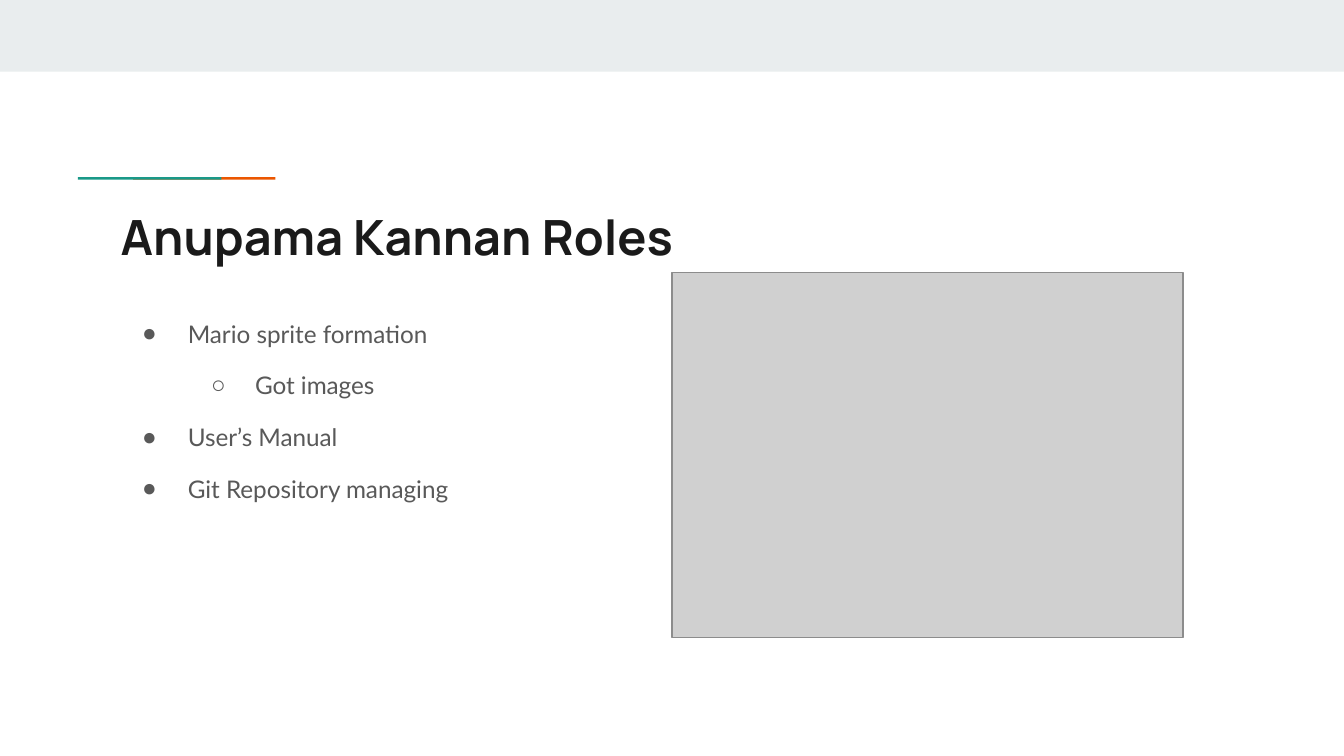
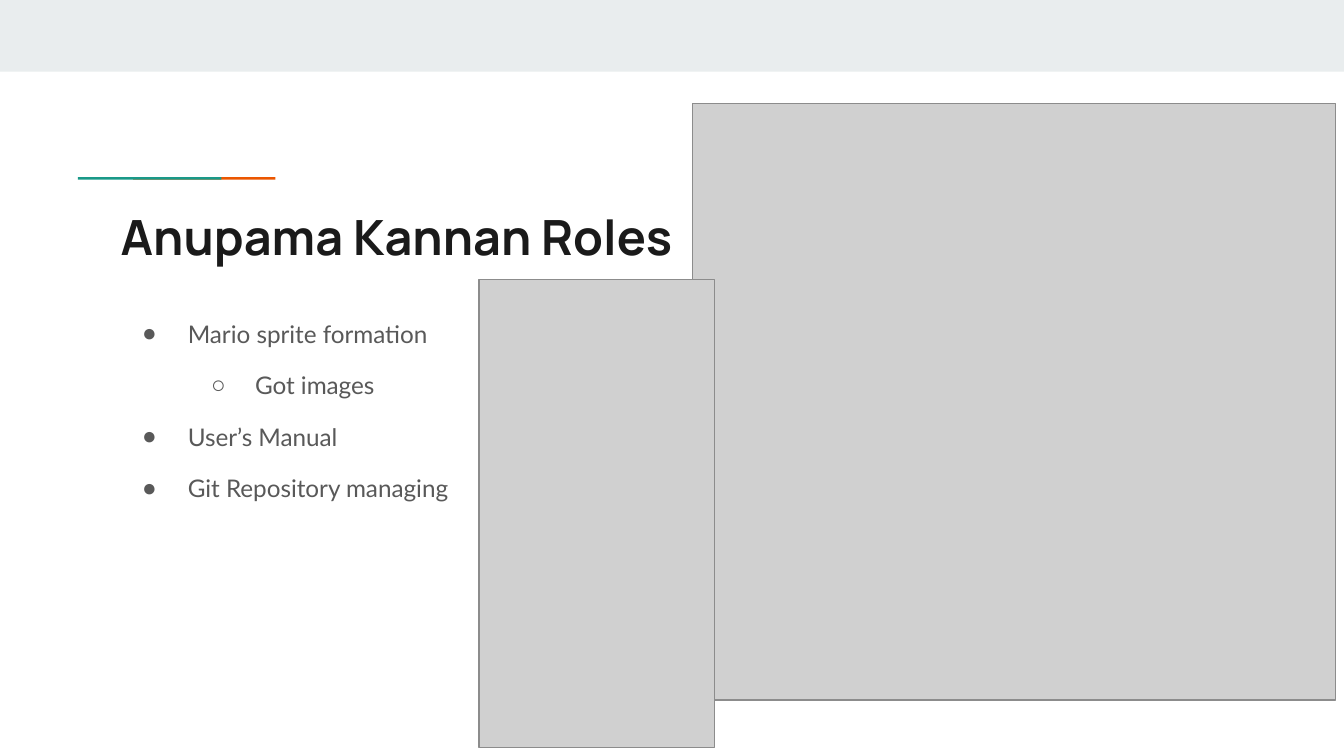
Before and after one commit to ankan12/Mario, a slide deck: slide 5 of powerpoint-final.pptx. Drawn at 1344x756 pixels with LibreOffice and Linux fonts; fonts in the diff are those of the drawing; grey boxes stand for pictures. Boxes give left, top, right and bottom in pixels: in the first picture for what was removed or moved away, otherwise in the second. Text is boxed around its words. In the diff, an @@ line names an element or a change of style, - is before the commit and + after.

```diff
--- a/powerpoint-final.pptx
+++ b/powerpoint-final.pptx
@@ picture added at [692, 103, 1335, 700] @@
@@ picture added at [480, 280, 715, 747] @@
@@ picture removed at [672, 273, 1183, 638] @@
@@ text "Mario sprite formation" at [188, 325, 448, 502]: less space between paragraphs @@
```
Also in this commit, not shown: 2 other slides changed.
